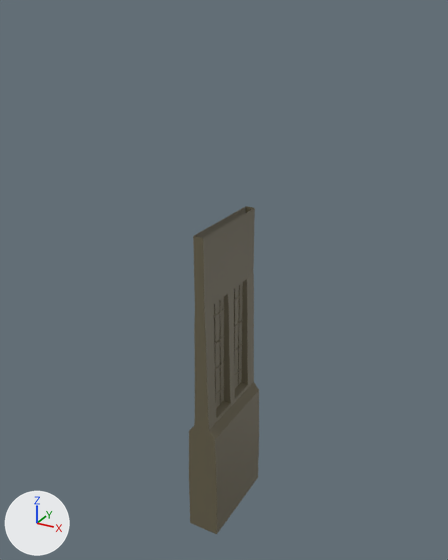
What one commit did to the Blender file Lager25/Assets/Resources/3D/Walls/m_wll_win_001.blend.
Before and after are seen from a 50 mm lens placed at (15.82, -29.01, 30.88), pointed at (-0.35, 0.4, 16.18). The axes (+X, +Y, +Z) are drawn at lower left. The lights are the same throughout.
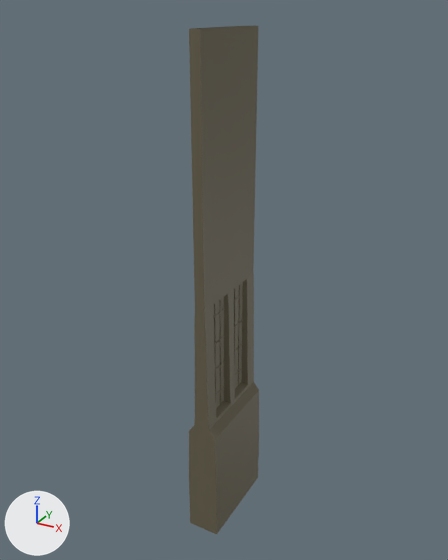
The change, as a list of edits to the scene's bpy script:
```text
Change me_cube_002:
    where me_cube_002.from_pydata(...)  # 212 vertices, 190 faces; spans x 0.0..1.0, y -3.0..0.0, z 0.0..20.0
    used by ob_cube; location = (0.0, 0.0, 0.0)
    verts and faces of me_cube_002; kept vertices keep their numbers, new ones are numbered from 212
    before: 203 (0.3, 0.0, 20.0) at pixel (230, 221), 204 (0.3, -3.0, 20.0) at pixel (203, 237), 205 (0.0, -3.0, 20.0) at pixel (198, 236), 206 (0.3, 0.0, 20.0) at pixel (230, 221), 207 (0.3, -2.4, 20.0) at pixel (209, 234)
    before: 208 (0.3, -1.5, 20.0) at pixel (217, 229), 209 (0.3, -1.5, 20.0) at pixel (217, 229), 210 (0.3, -0.9, 20.0) at pixel (223, 226), 211 (0.3, -0.9, 20.0) at pixel (222, 226)
    me_cube_002 part 1
    add for new, old in zip([*range(212, 221)], [*range(203, 212)]): verts[new] = verts[old] + (0.0, 0.0, 10.0)
    add faces += [(209, 211, 220, 218), (207, 208, 217, 216), (203, 212, 215, 206), (204, 213, 214, 205), (206, 215, 219, 210), (210, 219, 220, 211)]
    add faces += [(208, 209, 218, 217), (204, 207, 216, 213)]
```

Location of each change, [x1, y1, x2, y2] in pixels of the pictures (448 x 560 px):
'Cube', reshaped (55% taller): before [189, 206, 259, 534]; after [189, 26, 259, 534]
part 1 of me_cube_002, added: after [189, 26, 258, 238]
